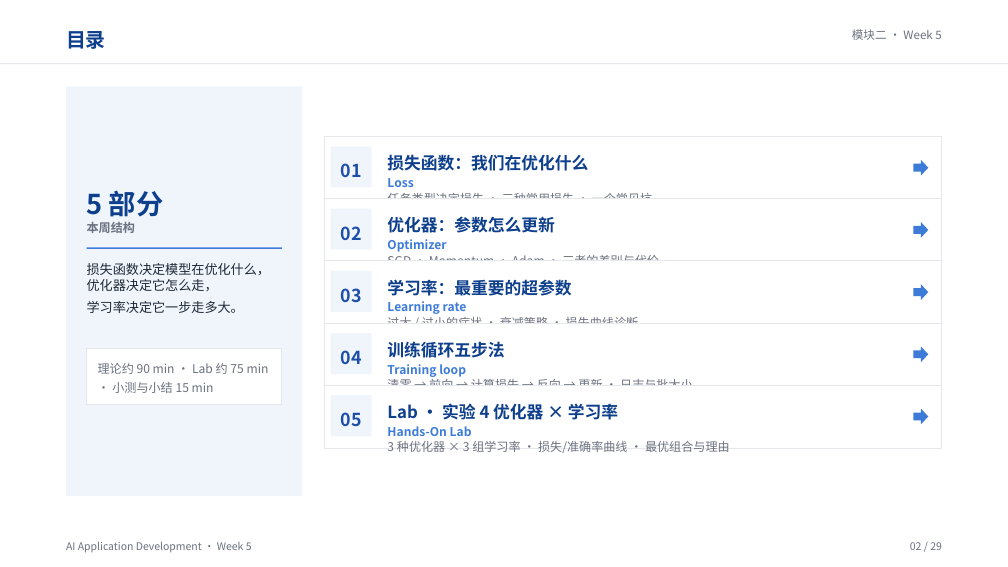
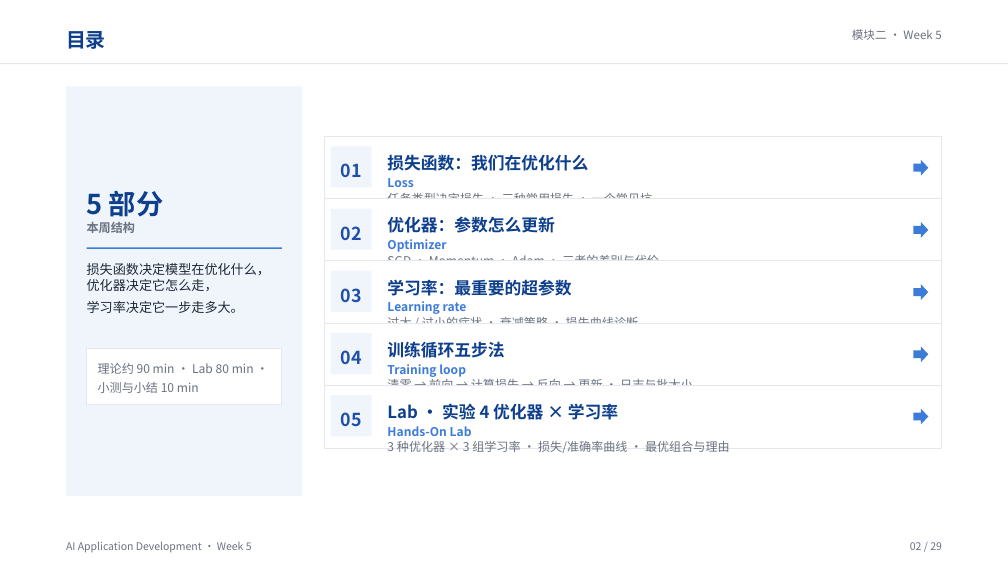
Before and after one commit to klausren/ai-application-development, a slide deck: slide 2 of lectures/week-05/lecture-zh.pptx. Drawn at 1008x567 pixels with LibreOffice and Linux fonts; fonts in the diff are those of the drawing. Boxes give left, top, right and bottom in pixels: in the first picture for what was removed or moved away, otherwise in the second. Text is boxed around its words. In the diff, an @@ line names an element or a change of style, - is before the commit and + after.

Commit message:
fix: put every deck and lesson plan on the official lab clock
The official 教案 runs 复习与导入 10 + 新课讲授 80 + 随堂实验 80 + 小结与作业 10,
i.e. a 90-minute lecture part, an 80-minute lab part and a 10-minute wrap-up.
Weeks 1-5 documented the lab as 75 + 15, and Week 6 still carried a "课时 3-4"
label that the official calendar does not define - it records one session per
week worth 4 academic hours (3 theory + 1 practice).

- the six deck specs no longer say "Lab 约 75 min · 小测与小结 15 min"
- all 12 decks rebuilt (29/30/30/29/29/27 pages, 0 media files, no CJK in the
  English deck, and no deck text still mentions 75 minutes)
- the six lab handouts: header line and Duration row
- fourteen lesson plans: tag, meta line, timebar, footer and the sentence that
  hands the room over to the lab
- CONTRIBUTING.md and README.md brought in line, including the removal of a
  "课时 3-4" label in the courseware map

Week 3's own lesson plans and handout are in the previous commit, where the
cleaning drill that changed their shape also lives.

```diff
--- a/lectures/week-05/lecture-zh.pptx
+++ b/lectures/week-05/lecture-zh.pptx
@@ text at (98,363,254,393): text changed @@
-理论约 90 min · Lab 约 75 min · 小测与小结 15 min
+理论约 90 min · Lab 80 min · 小测与小结 10 min
```
Also in this commit, not shown: 1 other slide changed, 37 other files.
